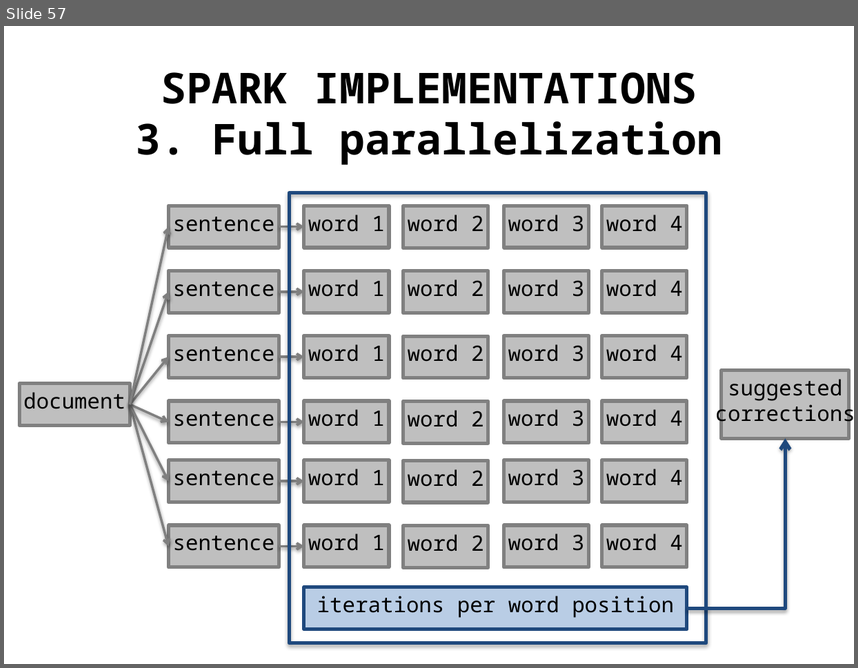
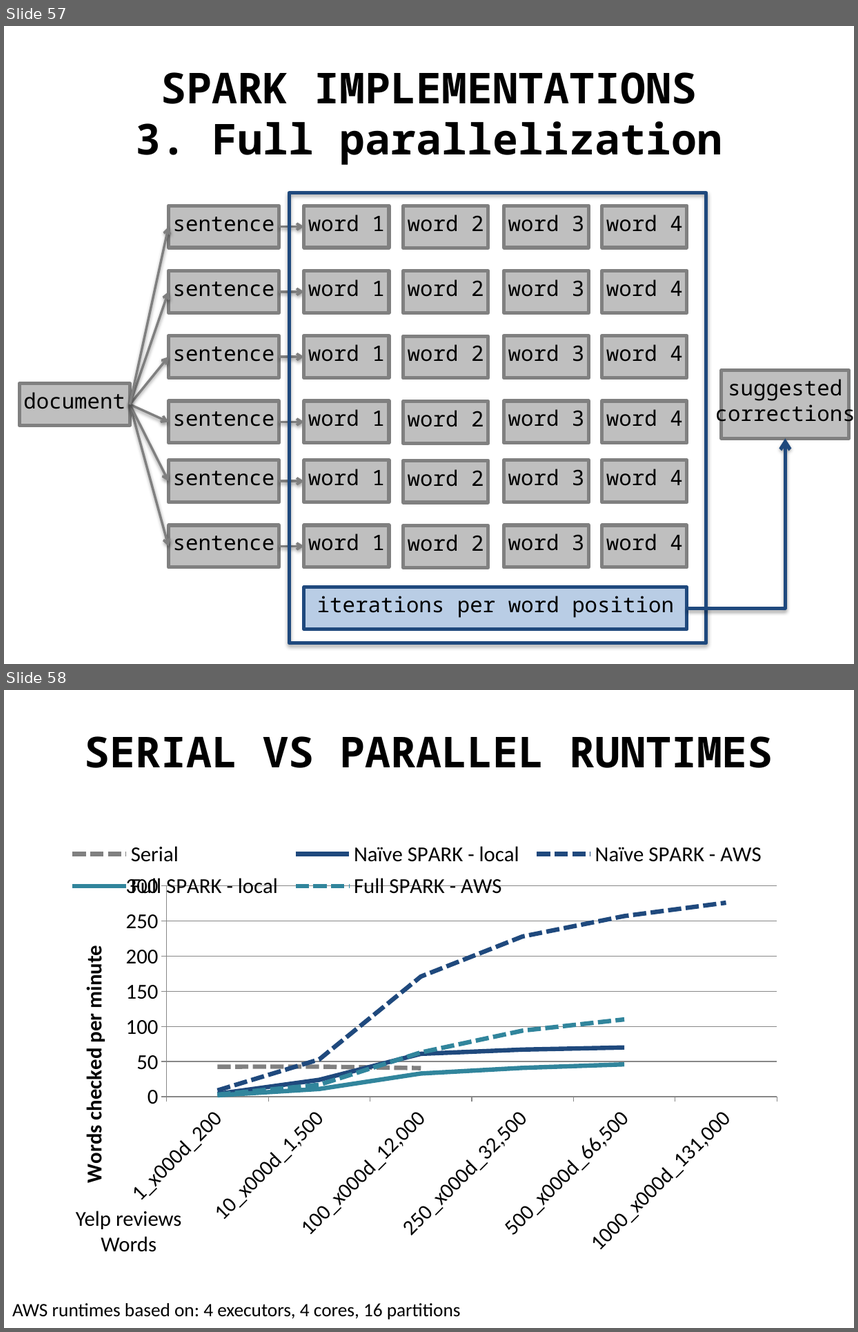
Before and after one commit to andy-wagner/spark-n-spell, a slide deck: gioia/screencast/screencast.pptx. Shown one above the other, each under a label of ours: slide 57 before the commit, slides 57 and 58 after it. The pictures are 858x668 and 858x1332 pixels, drawn with LibreOffice and Linux fonts; fonts in the diff are those of the drawing. Boxes give left, top, right and bottom in pixels: in the first picture for what was removed or moved away, otherwise in the second. Text is boxed around its words. In the diff, an @@ line names an element or a change of style, - is before the commit and + after.

Commit message:
AWS code + PPT

```diff
--- a/gioia/screencast/screencast.pptx
+++ b/gioia/screencast/screencast.pptx
@@ slide 58 added at <box>4,690,854,1328</box>, background #FFFFFF @@
@@ text added at <box>85,736,773,768</box>, 36 pt, text #000000, bold @@
+SERIAL VS PARALLEL RUNTIMES
@@ line chart added at <box>62,823,792,1264</box> @@
+categories: 1_x000d_200, 10_x000d_1,500, 100_x000d_12,000, 250_x000d_32,500, 500_x000d_66,500, 1000_x000d_131,000
+Serial: 43, 43, 41, -, -, -
+Naïve SPARK - local: 4, 24, 61, 67, 70, -
+Naïve SPARK - AWS: 9, 53, 171, 228, 257, 276
+Full SPARK - local: 2, 11, 33, 41, 46, -
+Full SPARK - AWS: 3, 17, 63, 94, 110, -
@@ text added at <box>76,1210,181,1252</box>, 18 pt, text #000000 @@
+Yelp reviews
+Words
@@ text added at <box>12,1303,461,1319</box>, 16 pt, text #000000 @@
+AWS runtimes based on: 4 executors, 4 cores, 16 partitions
```
Also in this commit, not shown: 4 other files.
